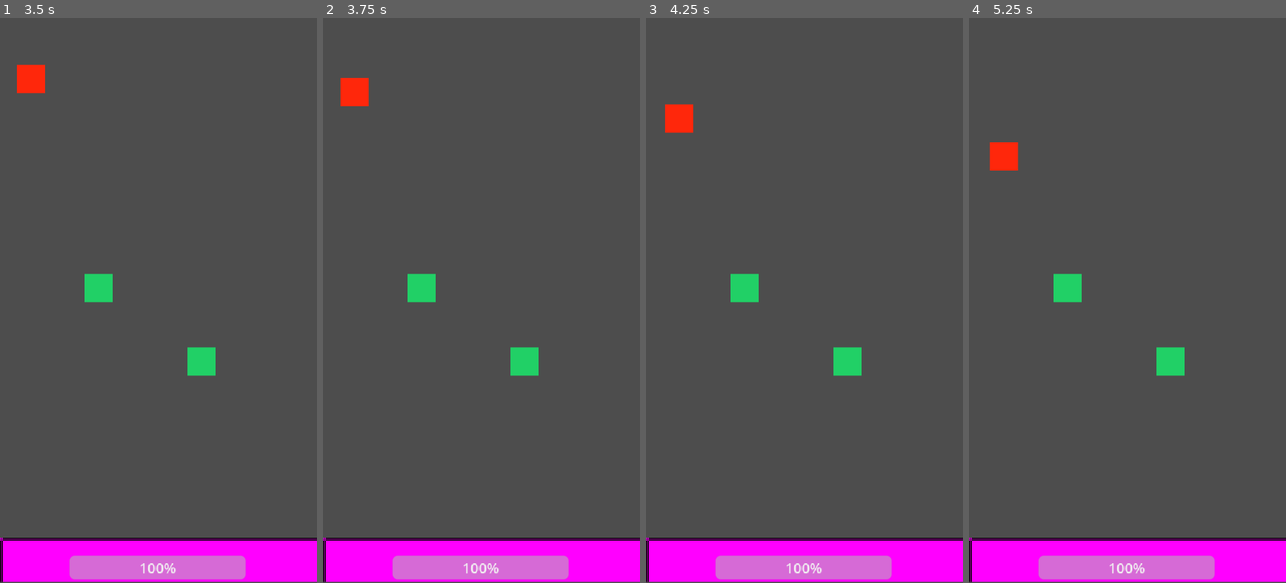
Above: before the commit, frames 1-4 (left to right).
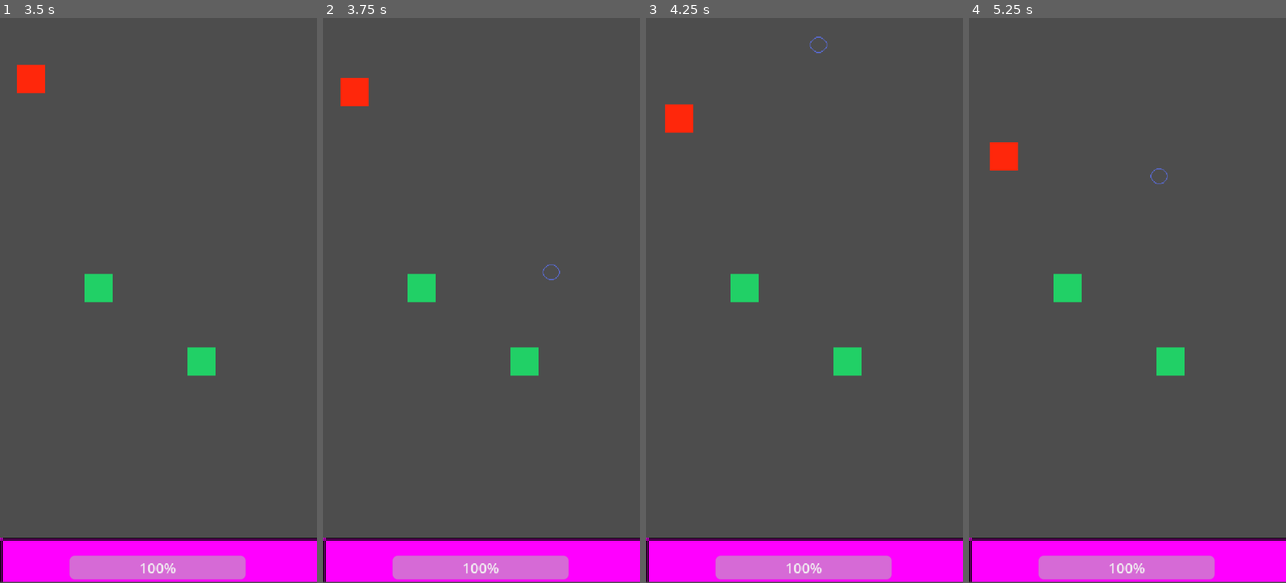
Above: after the commit, the same moments.

Repository: Mholliday6611/giant-siege
Game: Godot game, scene res://scenes/main_menu.tscn
Two runs of this game, one before a commit and one after it. Both use one fixed random seed, a clock stepped at 60 frames per second and the inputs below.
Inputs (mouse positions are in pixels of both pictures, inside the frame that each line leads up to):
- Up to frame 1 (3.5 s): click "Endless" at 0.5 s; click "Endless" at 1.25 s; click "Campaign" at 2 s; move the mouse to (228, 272) at 2.77 s; press the mouse at (228, 272) at 2.78 s
- Up to frame 2 (3.75 s): release the mouse at (551, 272) at 3.5 s; drag from (418, 328) to (494, 46) at 3.52 s
- Up to frame 3 (4.25 s): no input
- Up to frame 4 (5.25 s): move the mouse to (1159, 176) at 4.27 s; press the mouse at (1159, 176) at 4.28 s; release the mouse at (1159, 176) at 5 s; drag from (1111, 413) to (1127, 560) at 5.02 s

Frame 1 is identical in both runs. In frame 2, less than 0.1% of the frame differs, in the area x 69-75%, y 43-47%; in frame 3, less than 0.1%, in the area x 51-58%, y 3-7%; in frame 4, less than 0.1%.

Commit message:
Add handlers for mouse and touch dragging

Diff:
--- a/project.godot
+++ b/project.godot
@@ -47,6 +47,7 @@
 [input_devices]
 
 pointing/emulate_touch_from_mouse=true
+pointing/emulate_mouse_from_touch=false
 
 [physics]
 
--- a/scenes/citizen.tscn
+++ b/scenes/citizen.tscn
@@ -41,10 +41,11 @@
 script = ExtResource("3_0c1wn")
 metadata/_custom_type_script = "uid://yutairqi0jer"
 
-[node name="GrabBox" type="Area2D" parent="." unique_id=793652978]
+[node name="GrabBox" type="Area2D" parent="." unique_id=793652978 node_paths=PackedStringArray("actor")]
 collision_layer = 4
 collision_mask = 4
 script = ExtResource("4_dxyr4")
+actor = NodePath("..")
 metadata/_custom_type_script = "uid://eyl5cjwlrry6"
 
 [node name="CollisionShape2D" type="CollisionShape2D" parent="GrabBox" unique_id=319052757]
--- a/scenes/player.tscn
+++ b/scenes/player.tscn
@@ -25,12 +25,12 @@
 [node name="CollisionShape2D" type="CollisionShape2D" parent="HurtBox" unique_id=1669888046]
 shape = SubResource("RectangleShape2D_qlg0r")
 
-[node name="GrabberBox" type="Area2D" parent="." unique_id=2092789330]
+[node name="GrabberBox" type="Area2D" parent="." unique_id=1797301757]
+collision_layer = 4
 collision_mask = 4
 
-[node name="CollisionShape2D" type="CollisionShape2D" parent="GrabberBox" unique_id=1504878255]
+[node name="CollisionShape2D" type="CollisionShape2D" parent="GrabberBox" unique_id=1982016511]
 shape = SubResource("RectangleShape2D_qhqgy")
-debug_color = Color(0.45650494, 0.21965066, 0.15956888, 0.91764706)
 
 [node name="HealthComponent" type="Node" parent="." unique_id=911432742]
 script = ExtResource("3_dqkch")
--- a/scripts/citizen.gd
+++ b/scripts/citizen.gd
@@ -9,8 +9,9 @@
 
 # Called every frame. 'delta' is the elapsed time since the previous frame.
 func _physics_process(delta: float) -> void:
-	if in_grab_mode:
-		global_position = get_global_mouse_position() - offset
+	pass
+	#if in_grab_mode:
+		#global_position = get_global_mouse_position() - offset
 
 func _on_grab_box_enter_grab_mode() -> void:
 	print("in grab mode")
--- a/scripts/classes/grab_box.gd
+++ b/scripts/classes/grab_box.gd
@@ -4,5 +4,4 @@
 signal enter_grab_mode
 signal exit_grab_mode
 
-func _ready() -> void:
-	monitoring = false
+@export var actor: Node2D
--- a/scripts/game_manager.gd
+++ b/scripts/game_manager.gd
@@ -3,6 +3,10 @@
 var is_game_over = false
 
 signal gameover
+signal start_grabbing(area: GrabBox) #might move this to an event bus script
+signal end_grabbing
+
+var is_dragging = false
 
 func handle_gameover():
 	gameover.emit()
@@ -18,3 +22,14 @@
 #		load scene
 	else:
 		pass
+
+func handle_start_grabbing(area: GrabBox):
+	#We want to notify the player when am object begins a drag
+	#Kind of annoyed that I have to do it this way
+	if !is_dragging:
+		is_dragging = true
+		start_grabbing.emit(area)
+
+func handle_end_grabbing():
+	is_dragging = false
+	end_grabbing.emit()
--- a/scripts/player.gd
+++ b/scripts/player.gd
@@ -11,6 +11,7 @@
 var is_grabbing = false
 var is_dragging = false
 var could_grab = null
+var is_touching = false
 # Called when the node enters the scene tree for the first time.
 func _ready() -> void:
 	health_bar.value = health_component.health
@@ -28,7 +29,7 @@
 				could_grab.enter_grab_mode.emit()
 				is_grabbing = true
 		elif is_grabbing:
-			pass
+			could_grab.actor.global_position = get_global_mouse_position()
 		else:
 			is_dragging = true
 	if Input.is_action_just_released("press"):
@@ -42,6 +43,35 @@
 			attack_handler()
 		held_time = 0
 		is_dragging = false
+	if is_touching:
+		held_time += delta
+
+func _input(event: InputEvent) -> void:
+	if event is InputEventScreenTouch:
+		print("Screen Event")
+		if event.is_pressed():
+			grabber_box.global_position = event.position
+			is_touching = true
+		else:
+			print("released")
+			if held_time < .15 and can_attack:
+				attack_handler()
+			if is_grabbing:
+				could_grab.exit_grab_mode.emit()
+				could_grab = null
+				is_grabbing = false
+			is_touching = false
+			held_time = 0
+	elif event is InputEventScreenDrag:
+		if held_time > .15 and could_grab and !is_grabbing:
+			print("START GRAB")
+			could_grab.enter_grab_mode.emit()
+			is_grabbing = true
+		print("screen drag")
+		if is_grabbing:
+			print("drag and grabbing")
+			could_grab.actor.global_position = event.position
+	get_viewport().set_input_as_handled()
 
 func attack_handler() -> void:
 	var attack_instance = attack.instantiate()
@@ -51,6 +81,14 @@
 	await get_tree().create_timer(attack_delay).timeout
 	can_attack = true
 
+func startGrab() -> void:
+	pass
+
+func updateGrab() -> void:
+	pass
+
+func endGrab() -> void:
+	pass
 
 func _on_health_component_damage_received() -> void:
 	print("Hit")
@@ -62,9 +100,9 @@
 	health_bar.value = health_component.health
 	GameManager.handle_gameover()
 
-
 func _on_grabber_box_area_entered(area: Area2D) -> void:
 	if !is_dragging and !is_grabbing:
+		print("GRAB FIRED")
 		could_grab = area
 
 
